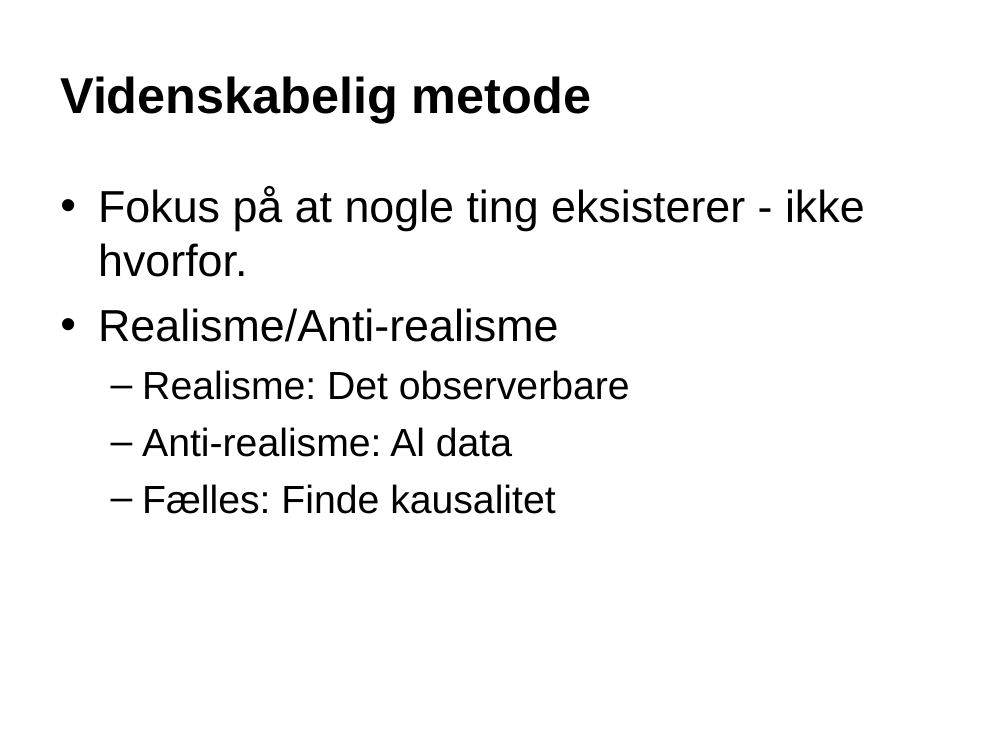
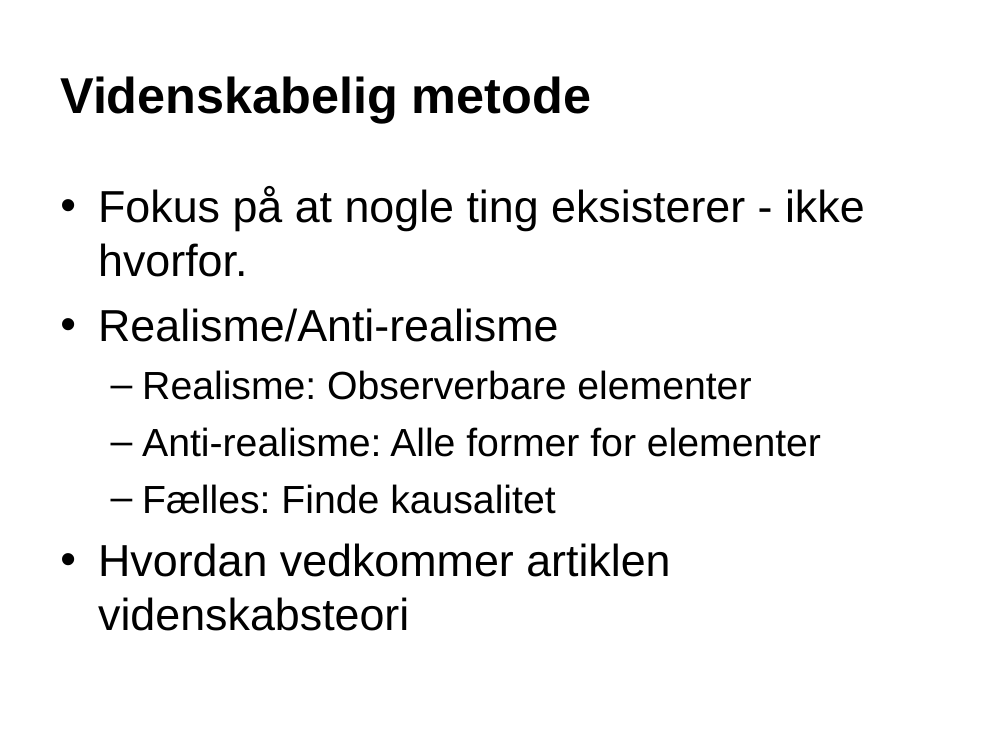
Before and after one commit to pspeder/DatVid-Assignments, a slide deck: slide 6 of week2/oplæg/Presentation1.ppt. Drawn at 1008x756 pixels with LibreOffice and Linux fonts; fonts in the diff are those of the drawing; background and template pictures are left out. Boxes give left, top, right and bottom in pixels: in the first picture for what was removed or moved away, otherwise in the second. Text is boxed around its words. In the diff, an @@ line names an element or a change of style, - is before the commit and + after.

```diff
--- a/week2/oplæg/Presentation1.ppt
+++ b/week2/oplæg/Presentation1.ppt
@@ text at (142,370,821,457): text changed @@
-  – Realisme: Det observerbare
-  – Anti-realisme: Al data
+  – Realisme: Observerbare elementer
+  – Anti-realisme: Alle former for elementer
@@ text at (98,543,670,631): paragraph added @@
+• Hvordan vedkommer artiklen videnskabsteori
```
Also in this commit, not shown: 2 other slides changed, 4 slides added.
